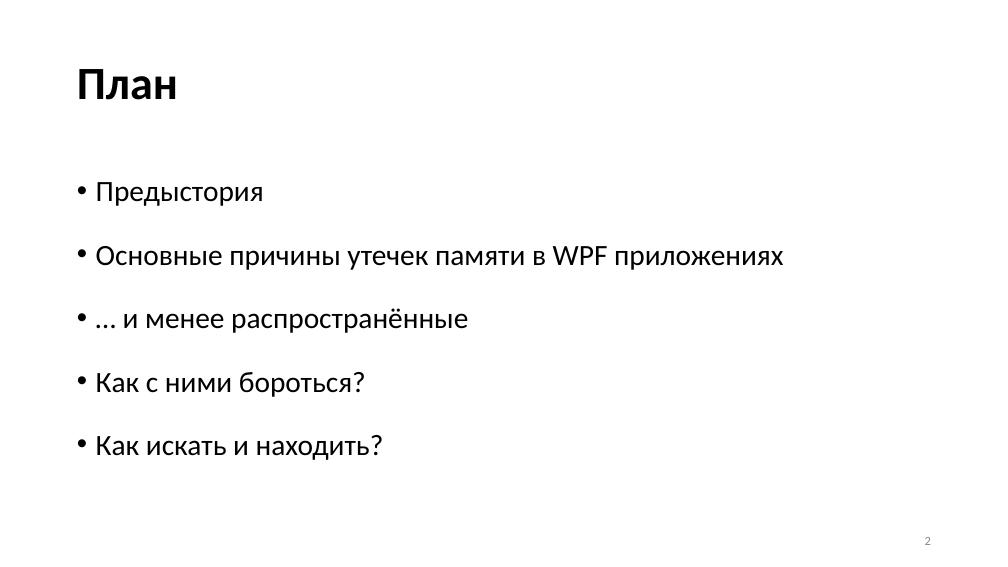
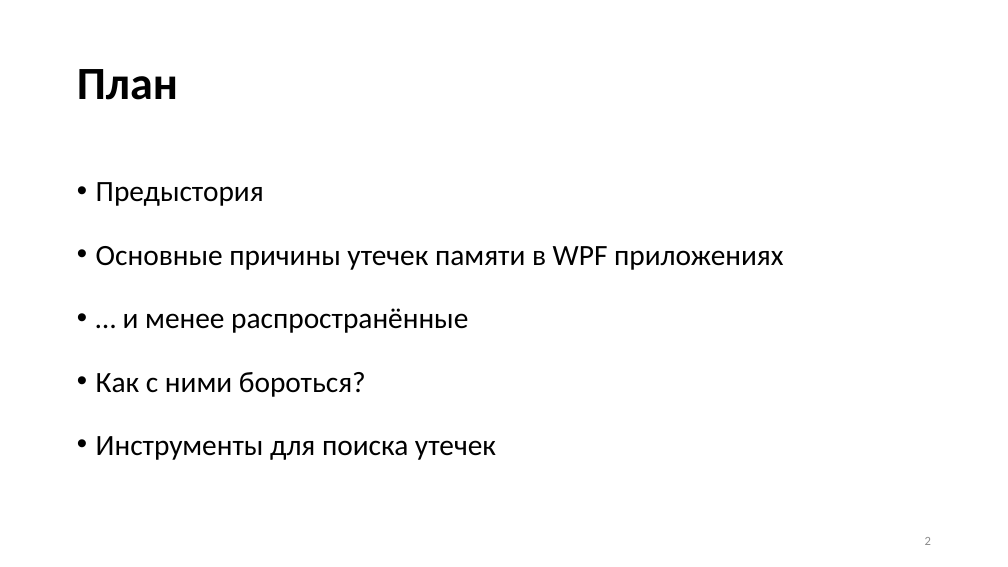
Before and after one commit to Talrandel/MemoryLeak, a slide deck: slide 2 of Утечки памяти.pptx. Drawn at 1008x567 pixels with LibreOffice and Linux fonts; fonts in the diff are those of the drawing. Boxes give left, top, right and bottom in pixels: in the first picture for what was removed or moved away, otherwise in the second. Text is boxed around its words. In the diff, an @@ line names an element or a change of style, - is before the commit and + after.

```diff
--- a/Утечки памяти.pptx
+++ b/Утечки памяти.pptx
@@ text at bbox=[96, 436, 496, 460]: text changed @@
-• Как искать и находить?
+• Инструменты для поиска утечек
```
Also in this commit, not shown: 12 other slides changed, 2 slides added, 16 other files.
